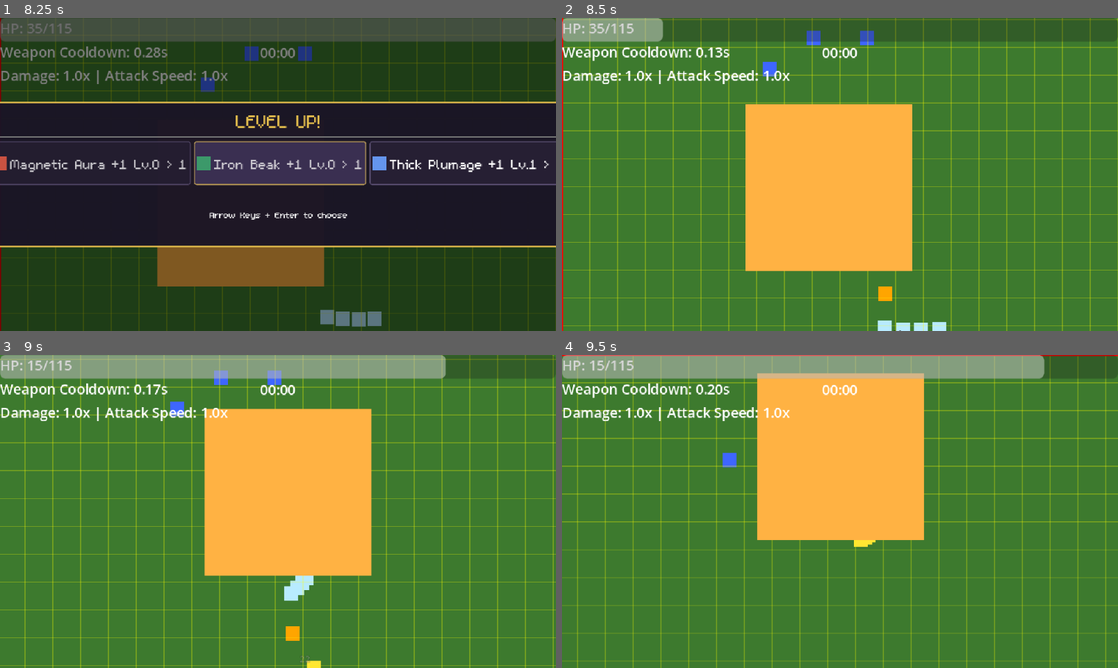
Above: before the commit, frames 1-4 (two rows, left to right).
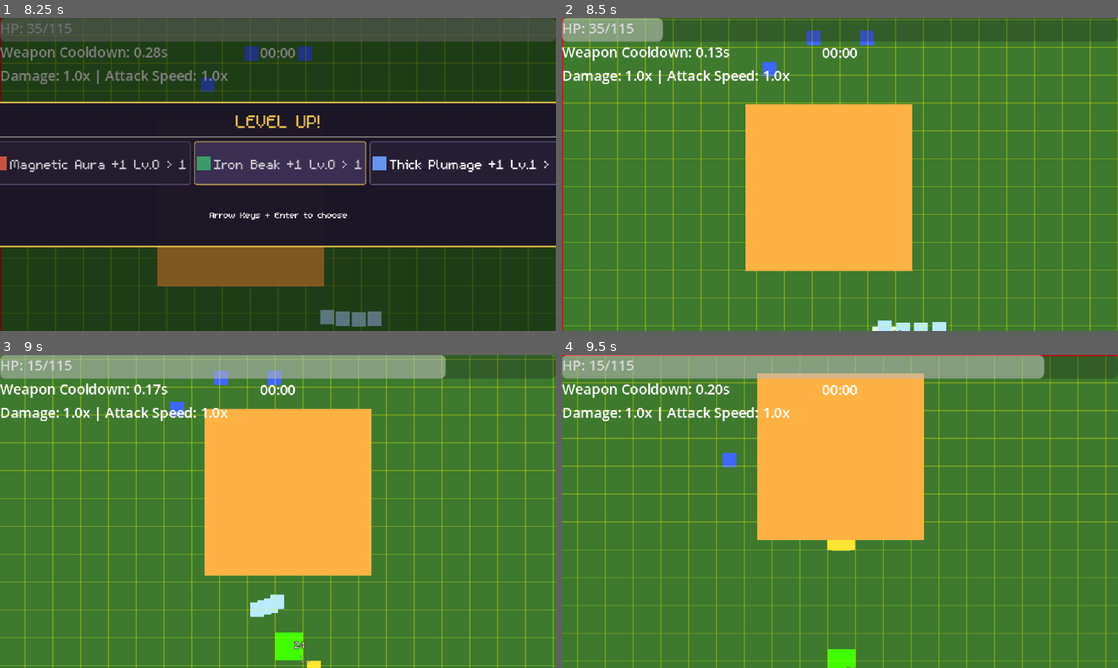
Above: after the commit, the same moments.

Repository: thejoshyee/sarimanok-game
Game: Godot game, scene res://main.tscn
Same seed, same stepped clock (60 frames per second), same inputs: the game is played once before the commit and once after it.
Inputs:
- Up to frame 1 (8.25 s): tap Enter (ui_accept) at 0.5, 0.77, 3.77, 5.27, 6.02, 6.77 s; hold Right (move_right) 0.53-1.25 s; hold 6 0.53-1.25 s; click "NEW! Spiral Feathers" at 1.25 s; click "NEW! Feather Shot" at 2 s; click "NEW! Flame Wing" at 2.75 s; hold S (move_down) 3.53-4.28 s; tap 6 at 3.6, 4.55, 5.3, 6.05, 6.8, 7.55 s; hold Right (move_right) 4.28-5.03 s; hold 1 4.28-5.03 s; hold Up (move_up) 5.03-5.78 s; tap 2 at 5.1 s; hold 3 5.78-6.53 s; hold A (move_left) 5.78-7.28 s; tap 4 at 6.6 s; hold S (move_down) 7.28-8.03 s; hold 5 7.28-8.03 s; hold Right (move_right) from 8.03 s (still down); tap R at 8.1 s
- Up to frame 2 (8.5 s): keep holding Right (move_right); tap Enter (ui_accept) at 8.27 s; tap 6 at 8.3 s
- Up to frame 3 (9 s): release Right (move_right) at 8.78 s; hold Up (move_up) from 8.78 s (still down); hold 6 from 8.78 s (still down); tap P at 8.85 s
- Up to frame 4 (9.5 s): keep holding Up (move_up); keep holding 6; tap Enter (ui_accept) at 9.02 s

Frame 1 is identical in both runs. In frame 2, 0.1% of the frame differs, in the area x 55-61%, y 85-100%; in frame 3, 1.1%, in the area x 45-57%, y 70-98%; in frame 4, 0.6%.

Commit message:
refactor(enemies): delegate duwende HP to HealthComponent

Diff:
--- a/game/scenes/enemies/duwende/enemy_duwende.tscn
+++ b/game/scenes/enemies/duwende/enemy_duwende.tscn
@@ -4,6 +4,7 @@
 [ext_resource type="Script" uid="uid://oc2uig8ktdeb" path="res://scripts/enemies/debuff_handler.gd" id="2_4db11"]
 [ext_resource type="AudioStream" uid="uid://c2wt2mfr60wky" path="res://assets/audio/sfx/enemy_hit.wav" id="3_lv0fq"]
 [ext_resource type="AudioStream" uid="uid://b1yfkwq146fyj" path="res://assets/audio/sfx/enemy_death.wav" id="4_pj2tg"]
+[ext_resource type="Script" uid="uid://cnfsieuffi7r4" path="res://scripts/components/health_component.gd" id="5_768ni"]
 
 [sub_resource type="CircleShape2D" id="CircleShape2D_bvohl"]
 radius = 16.0
@@ -43,3 +44,6 @@
 [node name="DeathSFX" type="AudioStreamPlayer2D" parent="." unique_id=850615072]
 stream = ExtResource("4_pj2tg")
 bus = &"SFX"
+
+[node name="HealthComponent" type="Node" parent="." unique_id=511099356]
+script = ExtResource("5_768ni")
--- a/game/scenes/enemies/duwende/green_duwende.tscn
+++ b/game/scenes/enemies/duwende/green_duwende.tscn
@@ -1,8 +1,9 @@
-[gd_scene format=3 uid="uid://c527tqmu0wcs5"]
+[gd_scene load_steps=5 format=3 uid="uid://c527tqmu0wcs5"]
 
 [ext_resource type="Script" uid="uid://141mxbakt2wp" path="res://scripts/enemies/enemy_duwende.gd" id="1_wpa0x"]
 [ext_resource type="AudioStream" uid="uid://c2wt2mfr60wky" path="res://assets/audio/sfx/enemy_hit.wav" id="2_ytelp"]
 [ext_resource type="AudioStream" uid="uid://b1yfkwq146fyj" path="res://assets/audio/sfx/enemy_death.wav" id="3_gxywo"]
+[ext_resource type="Script" path="res://scripts/components/health_component.gd" id="4_hcomp"]
 
 [sub_resource type="CircleShape2D" id="CircleShape2D_bvohl"]
 radius = 16.0
@@ -38,3 +39,6 @@
 [node name="DeathSFX" type="AudioStreamPlayer2D" parent="." unique_id=1488362094]
 stream = ExtResource("3_gxywo")
 bus = &"SFX"
+
+[node name="HealthComponent" type="Node" parent="."]
+script = ExtResource("4_hcomp")
--- a/game/scenes/enemies/duwende/red_duwende.tscn
+++ b/game/scenes/enemies/duwende/red_duwende.tscn
@@ -1,8 +1,9 @@
-[gd_scene load_steps=6 format=3 uid="uid://cyi8td7balb1c"]
+[gd_scene load_steps=7 format=3 uid="uid://cyi8td7balb1c"]
 
 [ext_resource type="Script" uid="uid://141mxbakt2wp" path="res://scripts/enemies/enemy_duwende.gd" id="1_0qaf4"]
 [ext_resource type="AudioStream" uid="uid://c2wt2mfr60wky" path="res://assets/audio/sfx/enemy_hit.wav" id="2_hit"]
 [ext_resource type="AudioStream" uid="uid://b1yfkwq146fyj" path="res://assets/audio/sfx/enemy_death.wav" id="3_death"]
+[ext_resource type="Script" path="res://scripts/components/health_component.gd" id="4_hcomp"]
 
 [sub_resource type="CircleShape2D" id="CircleShape2D_bvohl"]
 radius = 16.0
@@ -43,3 +44,6 @@
 [node name="DeathSFX" type="AudioStreamPlayer2D" parent="."]
 stream = ExtResource("3_death")
 bus = &"SFX"
+
+[node name="HealthComponent" type="Node" parent="."]
+script = ExtResource("4_hcomp")
--- a/game/scripts/enemies/enemy_duwende.gd
+++ b/game/scripts/enemies/enemy_duwende.gd
@@ -19,7 +19,6 @@
 const DeathParticles = preload("res://scenes/effects/death_particles.tscn")
 
 var damage: int = base_damage
-var current_hp: int = base_max_hp
 
 # Grid tracking for spatial partitioning
 var _current_cell_id: int = -1
@@ -28,6 +27,7 @@
 # reference to the player node
 @onready var player: Node2D = get_tree().get_first_node_in_group("player")
 @onready var damage_area: Area2D = $DamageArea
+@onready var health_component: HealthComponent = $HealthComponent
 
 # Visual node for hit flash — typed as CanvasItem so it works on both
 # ColorRect (placeholder) and Sprite2D (final art) without changes.
@@ -41,6 +41,7 @@
 
 func _ready() -> void:
 	damage_area.body_entered.connect(_on_damage_area_body_entered)
+	health_component.died.connect(die)
 	if visual is ColorRect:
 		_base_color = (visual as ColorRect).color
 
@@ -55,15 +56,15 @@
 func get_total_slow_factor() -> float:
 	if has_node("DebuffHandler"):
 		return $DebuffHandler.get_total_slow_factor()
-	return 1.0  # No slow if no handler
-
+	return 1.0 # No slow if no handler
 
 
 # Call this after spawning to apply time-based difficulty scaling
 func initialize_stats(elapsed_minutes: float) -> void:
-	current_hp = SpawnManager.get_scaled_hp(base_max_hp, elapsed_minutes)
 	damage = SpawnManager.get_scaled_damage(base_damage, elapsed_minutes)
-	# print("Enemy spawned with HP: ", current_hp, " Damage: ", damage)
+	health_component.set_max_hp(SpawnManager.get_scaled_hp(base_max_hp, elapsed_minutes))
+	health_component.heal(health_component.max_hp)
+
 
 # Brief white flash to signal a hit landed
 # TODO: Replace with shader-based white flash when real sprites swap in.
@@ -79,22 +80,17 @@
 
 # Called when this enemy takes damage from weapons / projectiles
 func take_damage(amount: int) -> void:
-	current_hp -= amount
+	health_component.take_damage(amount)
 	flash_hit()
-	# Louder hits = louder sound, clamped to avoid extremes
+
 	var hit_sfx := get_node_or_null("HitSFX") as AudioStreamPlayer2D
 	if hit_sfx:
 		hit_sfx.volume_db = clamp(-10.0 + (amount / 10.0), -20.0, 0.0)
 		hit_sfx.play()
 
-	# Spawn floating damage number at enemy position
 	var dmg_label = PoolManager.spawn("particle_damage_number", global_position + Vector2(-8, -20))
 	if dmg_label:
 		dmg_label.show_damage(amount)
-
-	if current_hp <= 0:
-		die()
-
 
 
 # Handle enemy death - spawn drops and return to pool
@@ -106,7 +102,7 @@
 
 	remove_from_group("enemies")
 	if _current_cell_id != -1:
-		GridManager.unregister_enemy(self, _current_cell_id)
+		GridManager.unregister_enemy(self , _current_cell_id)
 		_current_cell_id = -1
 
 	var drop_pos = global_position
@@ -120,7 +116,7 @@
 	var particles = DeathParticles.instantiate()
 	particles.global_position = drop_pos
 	get_tree().current_scene.add_child(particles)
-	particles.emitting = true  # Start the burst
+	particles.emitting = true # Start the burst
 
 	# Pick a random base direction for XP
 	var xp_base_angle = randf() * TAU
@@ -129,21 +125,20 @@
 
 	# Spawn XP gems clustered in one direction
 	for i in xp_drop_count:
-		var angle = xp_base_angle + randf_range(-0.5, 0.5)  # Slight spread within sector
-		var distance = randf_range(40, 60)  # was 20-40, now 40-60
+		var angle = xp_base_angle + randf_range(-0.5, 0.5) # Slight spread within sector
+		var distance = randf_range(40, 60) # was 20-40, now 40-60
 		var offset = Vector2(cos(angle), sin(angle)) * distance
 		PoolManager.spawn("pickup_xp_gem", drop_pos + offset)
 
 	# Spawn gold coins clustered in opposite direction
 	for i in gold_drop_count:
 		var angle = gold_base_angle + randf_range(-0.5, 0.5)
-		var distance = randf_range(40, 60)  # was 20-40, now 40-60
+		var distance = randf_range(40, 60) # was 20-40, now 40-60
 		var offset = Vector2(cos(angle), sin(angle)) * distance
 		PoolManager.spawn("pickup_gold_coin", drop_pos + offset)
 
 	# Return enemy to pool
-	PoolManager.despawn(self)
-
+	PoolManager.despawn(self )
 
 
 # === POOLING LIFECYCLE ===
@@ -154,7 +149,7 @@
 	set_physics_process(true)
 	add_to_group("enemies") # Only in group when active
 	# register with grid system for spatial queries
-	GridManager.register_enemy(self)
+	GridManager.register_enemy(self )
 	_current_cell_id = GridManager.get_cell_id(global_position)
 
 
@@ -165,22 +160,21 @@
 	remove_from_group("enemies") # remove when inactive
 	# unregister from grid system
 	if _current_cell_id != -1:
-		GridManager.unregister_enemy(self, _current_cell_id)
+		GridManager.unregister_enemy(self , _current_cell_id)
 		_current_cell_id = -1
 
 
 func reset_state() -> void:
 	is_dying = false
 	velocity = Vector2.ZERO
-	current_hp = base_max_hp
-	# Reset debuffs (if DebuffHandler exists)
+	health_component.set_max_hp(base_max_hp)
+	health_component.heal(health_component.max_hp)
 	if has_node("DebuffHandler"):
 		$DebuffHandler.active_debuffs.clear()
 	if _flash_tween and _flash_tween.is_valid():
 		_flash_tween.kill()
 	if visual is ColorRect:
 		(visual as ColorRect).color = _base_color
-
 
 
 func _physics_process(_delta: float) -> void:
@@ -202,4 +196,4 @@
 		# deal damage to the palyer using our damage stat
 		body.take_damage(damage)
 		# remove this enemy from the scene
-		PoolManager.despawn(self)
+		PoolManager.despawn(self )
Not shown, changed: .taskmaster/tasks/tasks.json
